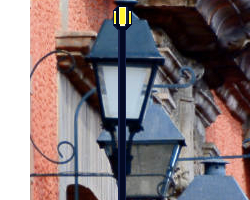
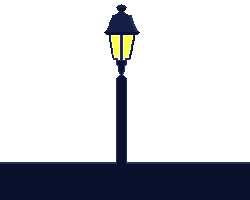
Comparing the layer stacks of the two 250 × 200 images. Changes:
hid "Layer 2 copy" over [113, 4, 132, 30]
added layer "Layer 5" above "Layer 15" over [104, 4, 140, 76]
added layer "Layer 15" above "Layer 14" over [0, 162, 250, 200]
added layer "Layer 14" above "Layer 13" over [0, 164, 250, 200]
added layer "Layer 13" above "Layer 12" over [0, 164, 250, 200]
added layer "Layer 12" above "Layer 1" over [0, 162, 250, 200]
painted on "Layer 1" over [116, 30, 127, 200]
hid "Layer 3", painted on it over [30, 0, 250, 200]
